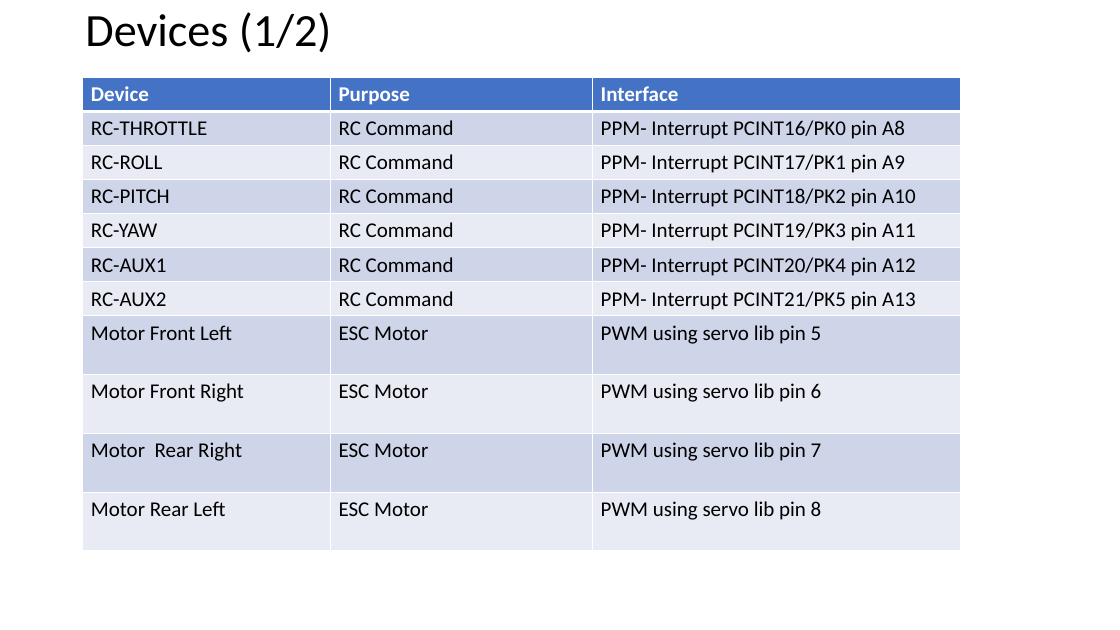
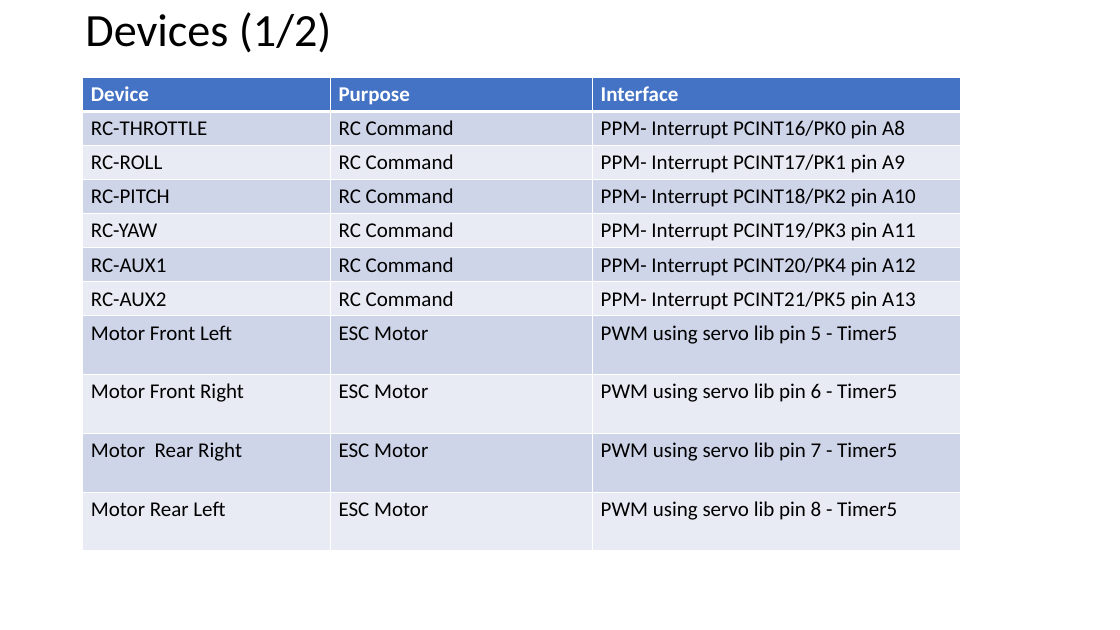
Before and after one commit to RobotEdh/RobotMicroControl, a slide deck: slide 2 of libraries/Diagramm Drone.pptx. Drawn at 1120x630 pixels with LibreOffice and Linux fonts; fonts in the diff are those of the drawing. Boxes give left, top, right and bottom in pixels: in the first picture for what was removed or moved away, otherwise in the second. Text is boxed around its words. In the diff, an @@ line names an element or a change of style, - is before the commit and + after.

```diff
--- a/libraries/Diagramm Drone.pptx
+++ b/libraries/Diagramm Drone.pptx
@@ table at box(82, 77, 961, 550) @@
-row 8, column 3: PWM using servo lib pin 5
+row 8, column 3: PWM using servo lib pin 5 - Timer5
-row 9, column 3: PWM using servo lib pin 6
+row 9, column 3: PWM using servo lib pin 6 - Timer5
-row 10, column 3: PWM using servo lib pin 7
+row 10, column 3: PWM using servo lib pin 7 - Timer5
-row 11, column 3: PWM using servo lib pin 8
+row 11, column 3: PWM using servo lib pin 8 - Timer5
```
Also in this commit, not shown: 2 other slides changed, 4 other files.
